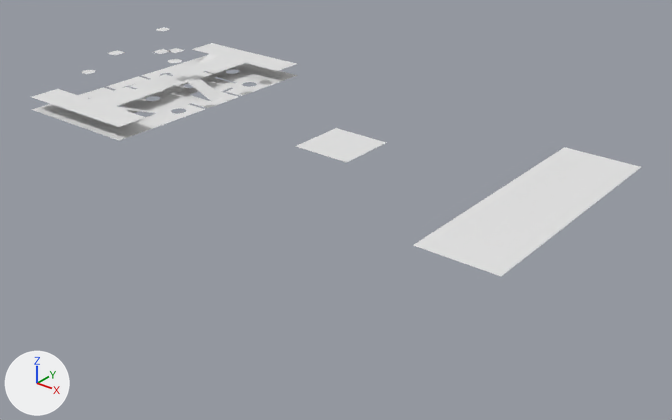
One commit to the glTF model public/assets/LaserTagNav.glb: the scene before it, then after it.
Camera for both pictures: a 50 mm camera at (91.8, -116.4, 59.6) aimed at (-1.6, 0.3, -12.8). Lighting does not change. The marker at lower left points along +X, +Y and +Z. Where no turn or scale is listed for an object, it has been applied to the vertices. Vertices at the same position are counted once.
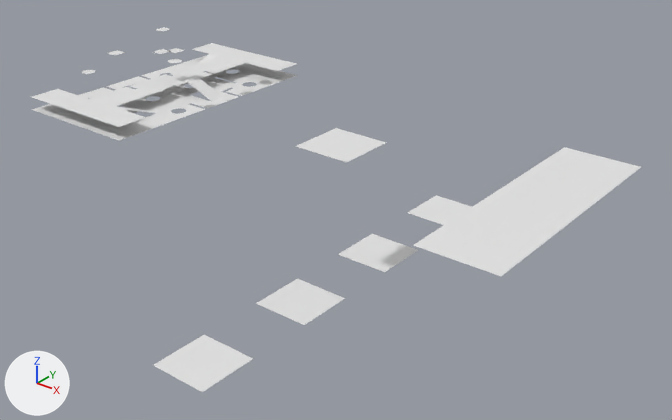
Where the newer file only moved an object's origin or applied its transform, the numbers keep the older frame.

Pixel boxes (x1, y1, x2, y2) of what changed, in the pictures (672 x 420 px):
'Cube.001', reshaped (47% taller): before (32, 28, 641, 276); after (32, 28, 641, 392)
part 1 of me_cube_002, added: after (153, 335, 253, 392)
part 2 of me_cube_002, added: after (407, 195, 472, 225)
part 3 of me_cube_002, added: after (338, 234, 418, 272)
part 4 of me_cube_002, added: after (256, 279, 345, 325)

The change in detail:
me_cube_002 has 609 vertices, 651 faces and spans x -12.7..87.3, y -23.5..23.6, z 0.1..9.8.
me_cube_002 is used by ob_cube_001; location (-43.6, 0.8, 0.1).
me_cube_002 part 1: the loose piece of 4 vertices spanning x 37.8..49.0, y -6.4..4.8, z 0.1 is copied, and the copy is moved by (0.2, -34.9, -25.6); it spans x 38.1..49.2, y -41.2..-30.2, z -25.5.
me_cube_002 part 2: the loose piece of 4 vertices spanning x 37.8..49.0, y -6.4..4.8, z 0.1 is copied, and the copy is moved by (0.2, 34.3, -25.6); it spans x 38.1..49.2, y 27.9..39.0, z -25.5.
me_cube_002 part 3: the loose piece of 4 vertices spanning x 37.8..49.0, y -6.4..4.8, z 0.1 is copied, and the copy is moved by (0.2, 11.2, -25.6); it spans x 38.1..49.2, y 4.9..15.9, z -25.5.
me_cube_002 part 4: the loose piece of 4 vertices spanning x 37.8..49.0, y -6.4..4.8, z 0.1 is copied, and the copy is moved by (0.2, -11.5, -25.6); it spans x 38.1..49.2, y -17.9..-6.8, z -25.5.
